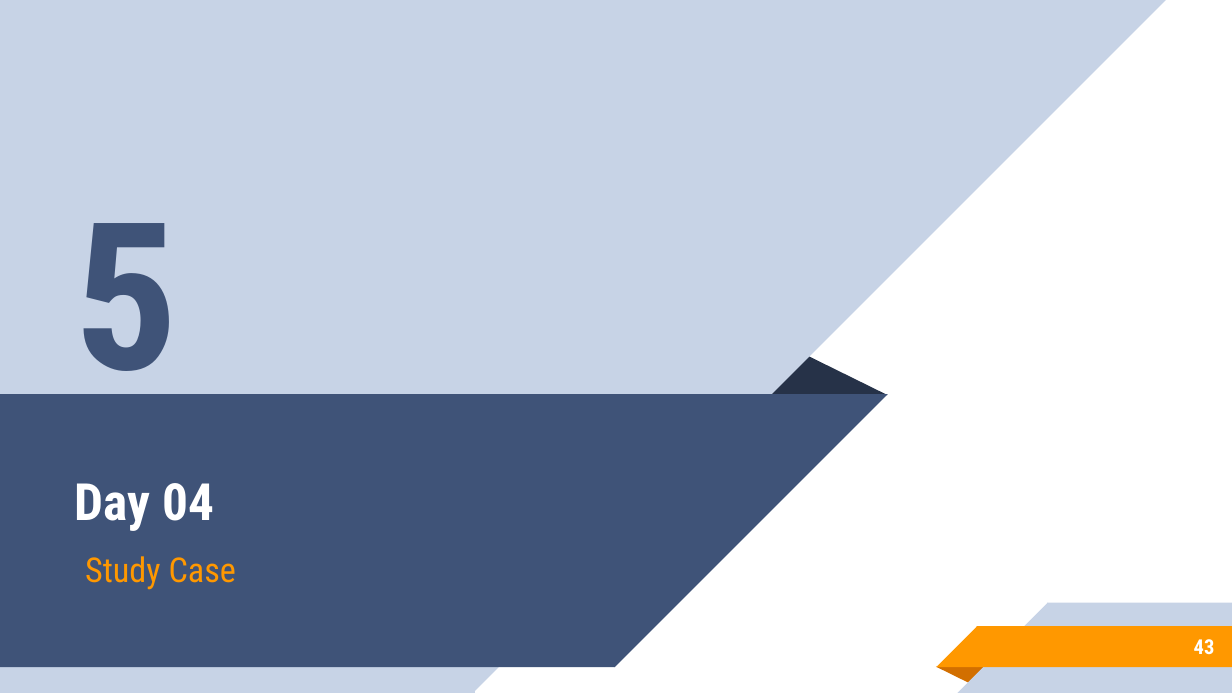
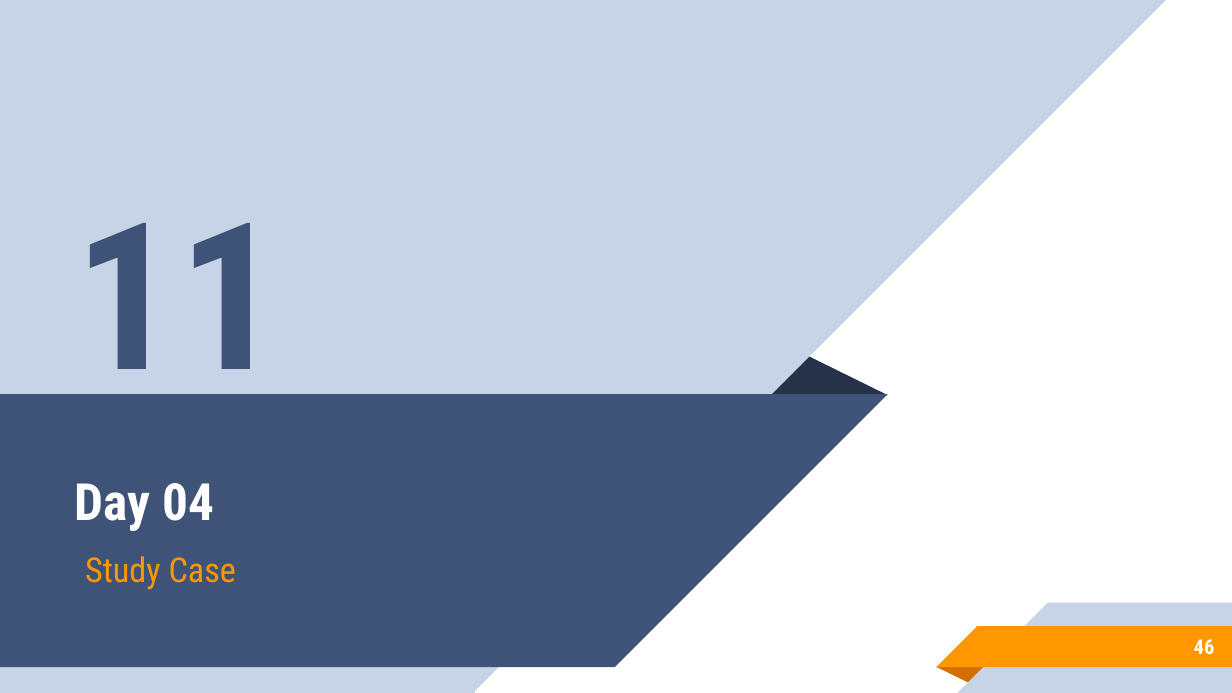
Before and after one commit to aronipurwanto/materi-xa, a slide deck: slide 46 of java/java-logic/Slide-Java-Logic-04.pptx (slide 43 before the commit). Drawn at 1232x693 pixels with LibreOffice and Linux fonts; fonts in the diff are those of the drawing. Boxes give left, top, right and bottom in pixels: in the first picture for what was removed or moved away, otherwise in the second. Text is boxed around its words. In the diff, an @@ line names an element or a change of style, - is before the commit and + after.

```diff
--- a/java/java-logic/Slide-Java-Logic-04.pptx
+++ b/java/java-logic/Slide-Java-Logic-04.pptx
@@ text at (75, 223, 282, 415): text changed @@
-5
+11
@@ page number at (1194, 639, 1215, 655): text changed @@
-43
+46
```
Also in this commit, not shown: 1 other slide changed, 6 slides added, 3 slides removed, 12 other files.
